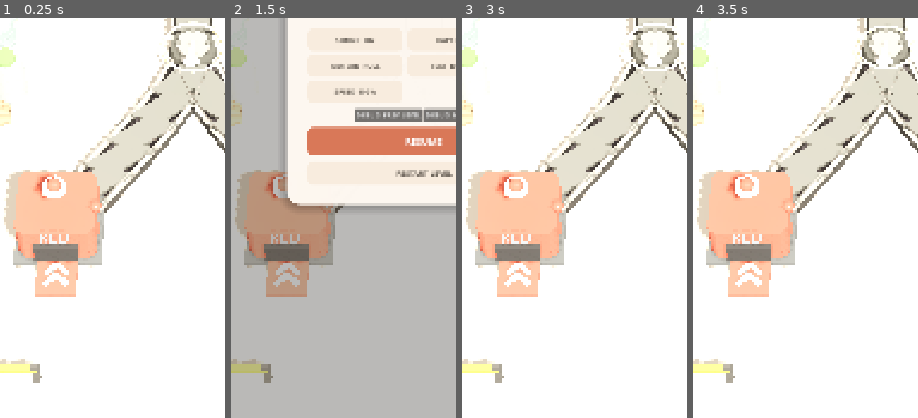
Above: before the commit, frames 1-4 (left to right).
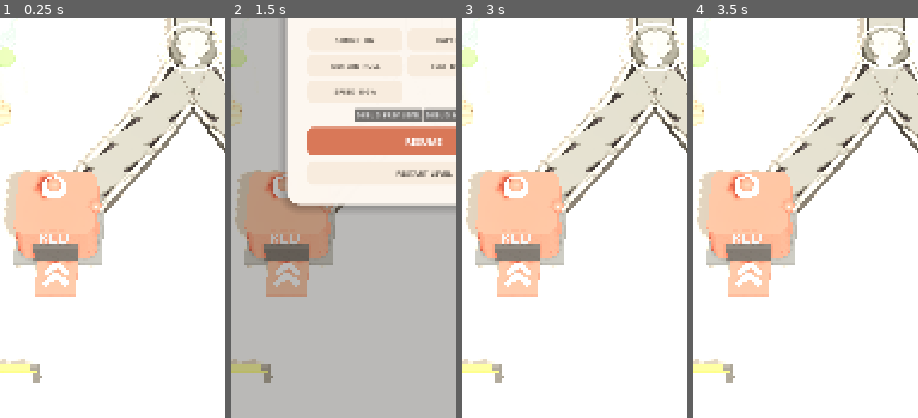
Above: after the commit, the same moments.

Repository: mocchaust64/rail_game
Game: Godot game, scene res://app/main.tscn
The game is run twice, just before and just after one commit, with the same random seed, the same clock (stepped at 60 frames per second) and the same inputs.
Inputs:
- Up to frame 1 (0.25 s): no input
- Up to frame 2 (1.5 s): click "↻" at 0.5 s; click "Ⅱ" at 1.25 s
- Up to frame 3 (3 s): click "TEXT NORMAL" at 2 s; click "RESTART LEVEL" at 2.75 s
- Up to frame 4 (3.5 s): no input
The pictures show only the part of the screen within x 7-57%, y 45-95%; the shares and areas given below are measured in that part.

The runs differ from the first frame. In frame 1, 0.1% of the frame differs, in the area x 74-97%, y 2-7%; in frame 2, less than 0.1%; in frame 3, 0.1%; in frame 4, 0.1%, in the area x 72-96%, y 2-6%.

Commit message:
fix: keep the common incoming rail continuous

Diff:
--- a/game/level_builder.gd
+++ b/game/level_builder.gd
@@ -108,10 +108,12 @@
             var start: Vector3 = positions[id]
             var finish: Vector3 = positions[target]
             var points := TrackGeometry.path_for(id, target, start, finish)
+
+            # The common incoming rail reaches the switch centre. Only the two
+            # outgoing branches start after a short gap; the rotating rail arm
+            # inside JunctionActor fills that gap for the selected route.
             var start_trim := JUNCTION_VISUAL_GAP if String(node.get("type", "normal")) == "junction" else 0.0
-            var target_node: Dictionary = nodes_by_id[target]
-            var end_trim := JUNCTION_VISUAL_GAP if String(target_node.get("type", "normal")) == "junction" else 0.0
-            TrackVisuals.create_path(world, points, start_trim, end_trim)
+            TrackVisuals.create_path(world, points, start_trim, 0.0)
             drawn[key] = true
 
 
